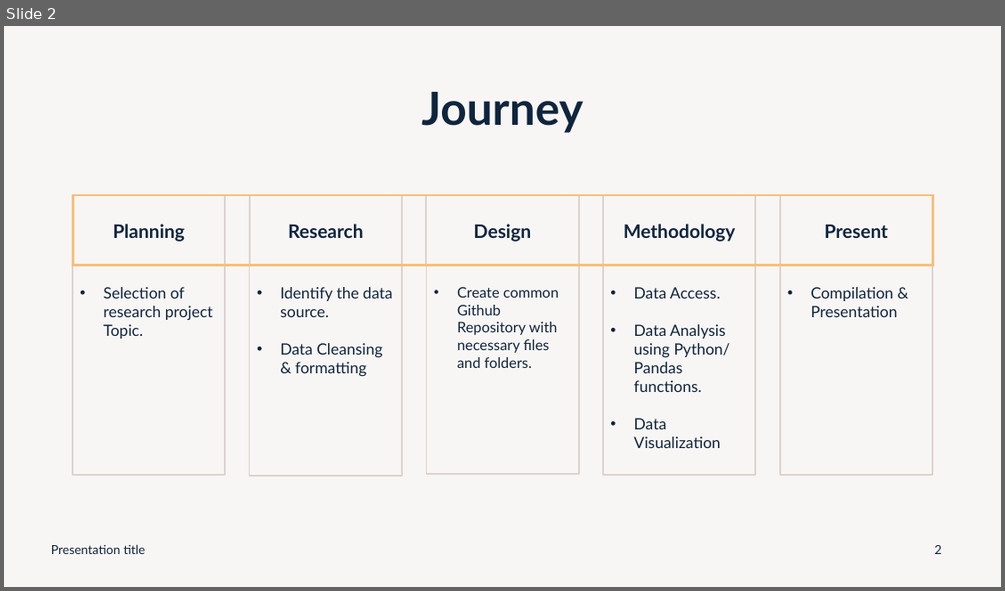
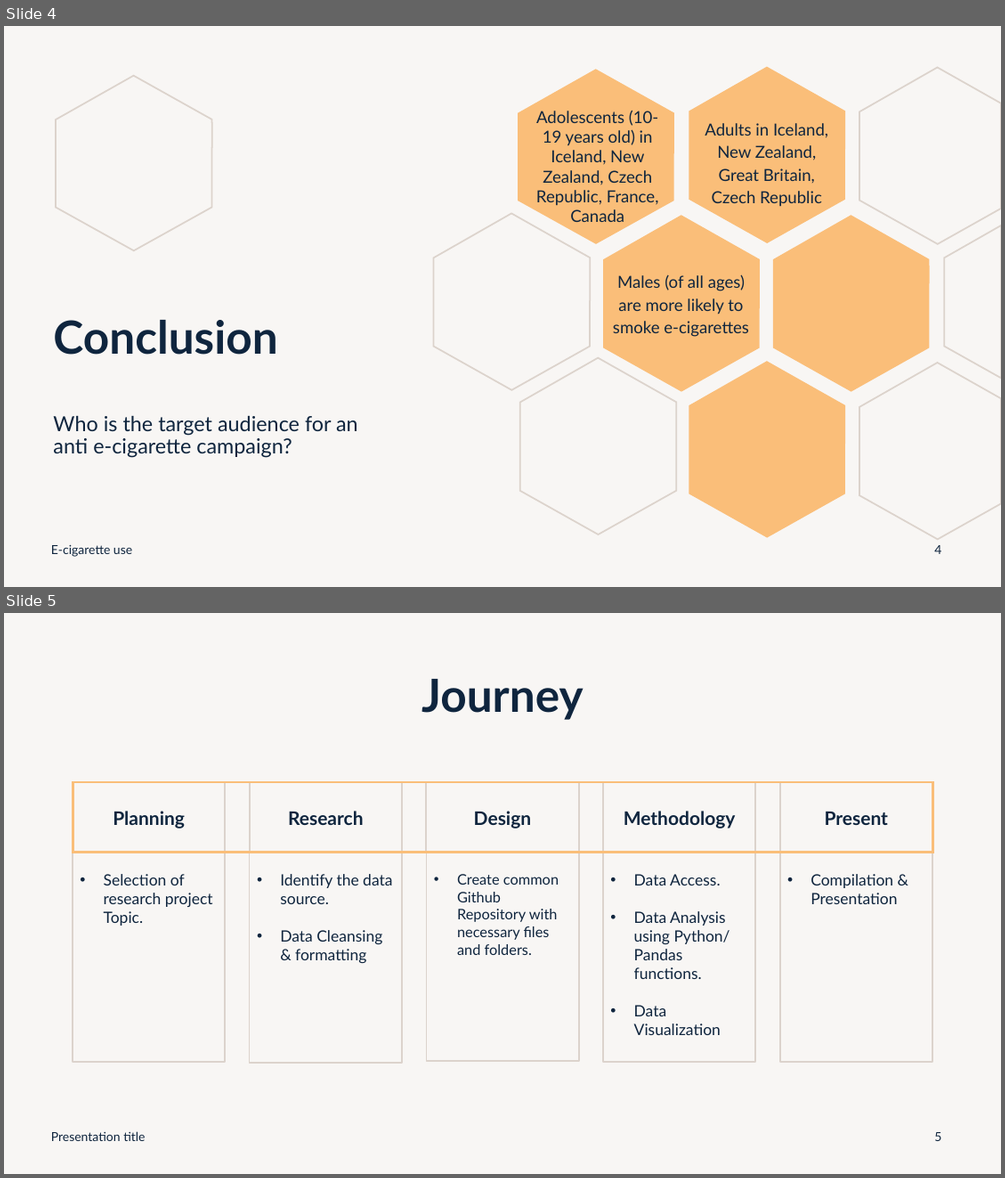
Before and after one commit to Sueraaa/project1-group5, a slide deck: Project_1/Project1.pptx. Shown one above the other, each under a label of ours: slide 2 before the commit, slides 4 and 5 after it. The pictures are 1005x591 and 1005x1178 pixels, drawn with LibreOffice and Linux fonts; fonts in the diff are those of the drawing. Boxes give left, top, right and bottom in pixels: in the first picture for what was removed or moved away, otherwise in the second. Text is boxed around its words. In the diff, an @@ line names an element or a change of style, - is before the commit and + after.

```diff
--- a/Project_1/Project1.pptx
+++ b/Project_1/Project1.pptx
@@ slide 4 added at [4,26,1001,587], background #DCD3CC at 20% opacity @@
@@ freeform shape added at [56,75,212,250], outline #DCD3CC 1.5 pt @@
@@ freeform shape added at [518,69,674,244], fill #FABE79 @@
@@ freeform shape added at [689,66,845,243], fill #FABE79 @@
@@ freeform shape added at [859,67,1001,244], outline #DCD3CC 1.5 pt @@
@@ text added at [536,110,659,222], 16 pt, text #0F253E @@
+Adolescents (10-19 years old) in Iceland, New Zealand, Czech Republic, France, Canada
@@ text added at [704,123,828,207], 16 pt, text #0F253E @@
+Adults in Iceland, New Zealand, Great Britain, Czech Republic
@@ freeform shape added at [433,214,590,390], outline #DCD3CC 1.5 pt @@
@@ freeform shape added at [603,216,760,392], fill #FABE79 @@
@@ freeform shape added at [773,216,929,392], fill #FABE79 @@
@@ freeform shape added at [944,224,1001,378], outline #DCD3CC 1.5 pt @@
@@ text added at [613,274,749,337], 16 pt, text #0F253E @@
+Males (of all ages) are more likely to smoke e-cigarettes
@@ title added at [53,320,358,458], 20 pt, text #0F253E @@
+Conclusion
+Who is the target audience for an anti e-cigarette campaign?
@@ freeform shape added at [520,358,676,534], outline #DCD3CC 1.5 pt @@
@@ freeform shape added at [689,361,845,538], fill #FABE79 @@
@@ freeform shape added at [859,362,1001,539], outline #DCD3CC 1.5 pt @@
@@ text added at [51,545,132,556], 12 pt, text #0F253E @@
+E-cigarette use
@@ page number added at [934,545,941,554], 12 pt, text #0F253E @@
+4
@@ what was slide 2 is now slide 5 @@
@@ page number at [934,1132,941,1141]: text changed @@
-2
+5
```
Also in this commit, not shown: 1 slide changed, 2 other slides added, 3 other files.
